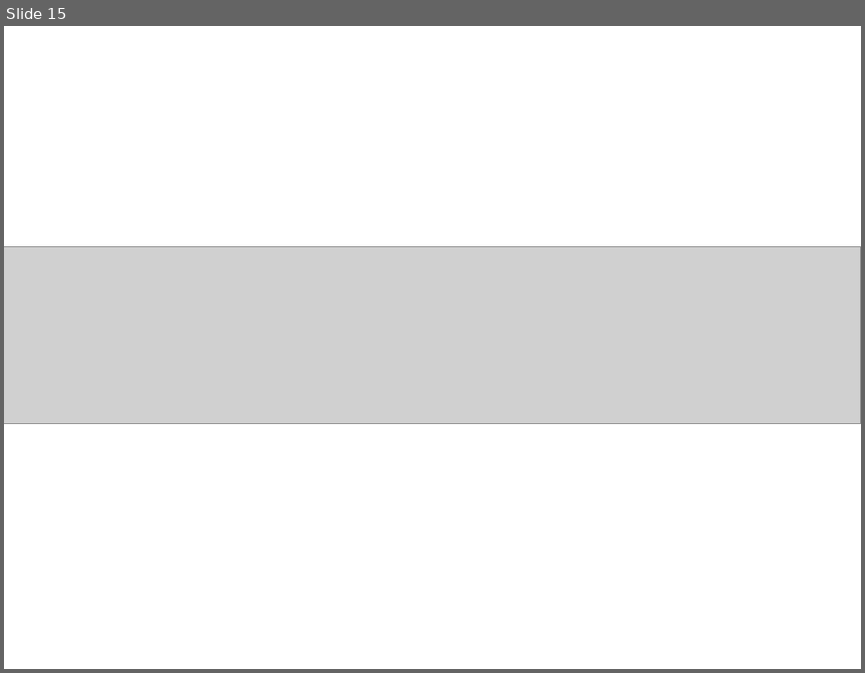
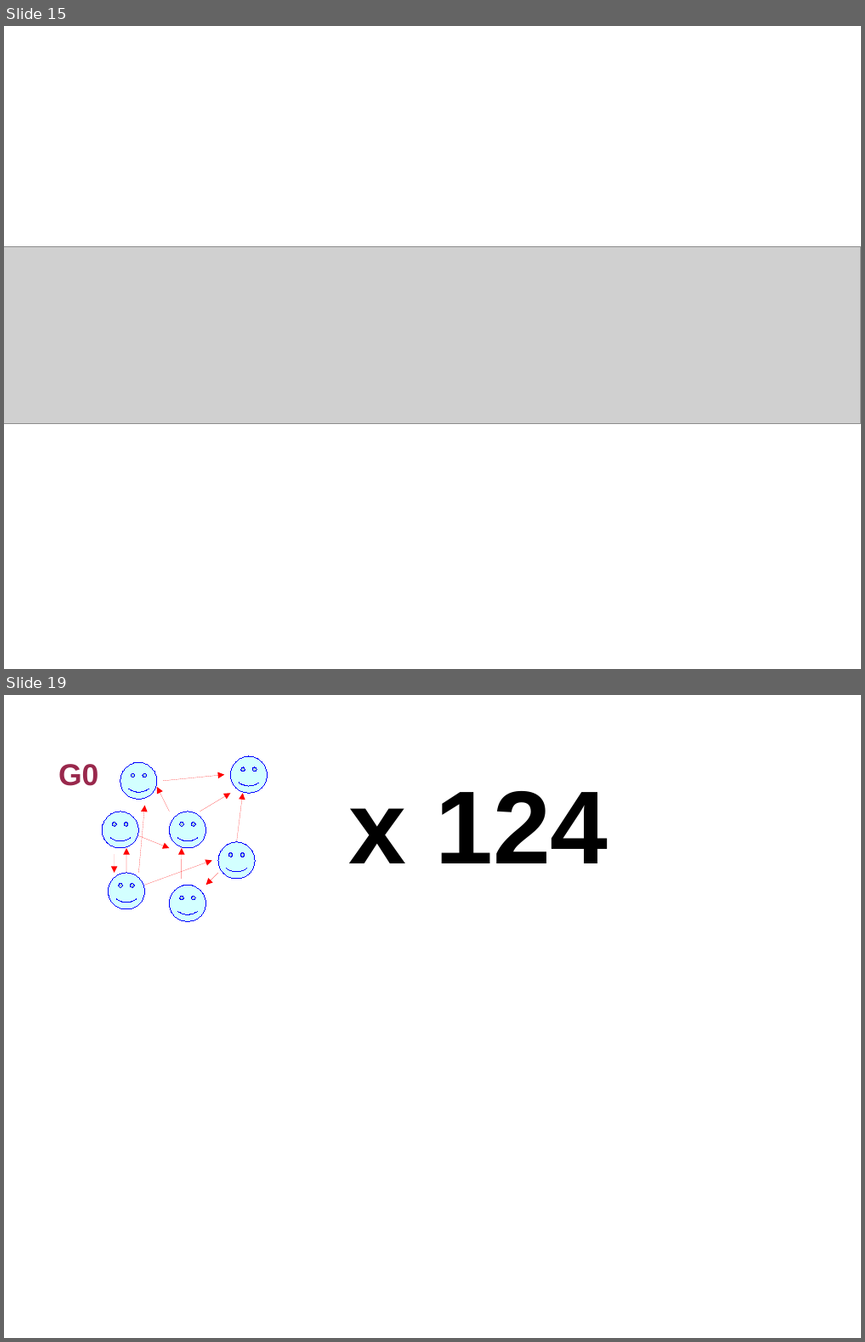
Before and after one commit to bfontaine/TwitterLiafa, a slide deck: docs/slides_fin_stage.odp. Shown one above the other, each under a label of ours: slide 15 before the commit, slides 15 and 19 after it; the slides between them are not shown. The pictures are 865x673 and 865x1342 pixels, drawn with LibreOffice and Linux fonts; fonts in the diff are those of the drawing; grey boxes stand for pictures. Boxes give left, top, right and bottom in pixels: in the first picture for what was removed or moved away, otherwise in the second. Text is boxed around its words. In the diff, an @@ line names an element or a change of style, - is before the commit and + after.

```diff
--- a/docs/slides_fin_stage.odp
+++ b/docs/slides_fin_stage.odp
@@ slide 19 added at (4, 695, 861, 1338), background #FFFFFF @@
@@ text added at (58, 764, 98, 786), 28 pt, text #99284C, bold @@
+G0
@@ smiley face added at (120, 763, 157, 800), fill #CCFFFF at 85% opacity, outline #0000FF 0 pt @@
@@ smiley face added at (230, 756, 267, 793), fill #CCFFFF at 85% opacity, outline #0000FF 0 pt @@
@@ arrow added from (170, 811) to (157, 787), #FF0000 0 pt @@
@@ arrow added from (164, 781) to (224, 774), #FF0000 0 pt @@
@@ arrow added from (200, 811) to (230, 793), #FF0000 0 pt @@
@@ arrow added from (236, 842) to (243, 793), #FF0000 0 pt @@
@@ text added at (349, 791, 608, 863), 96 pt, text #000000, bold @@
+x 124
@@ smiley face added at (102, 811, 138, 848), fill #CCFFFF at 85% opacity, outline #0000FF 0 pt @@
@@ arrow added from (138, 873) to (145, 805), #FF0000 0 pt @@
@@ smiley face added at (170, 811, 206, 848), fill #CCFFFF at 85% opacity, outline #0000FF 0 pt @@
@@ arrow added from (138, 836) to (170, 848), #FF0000 0 pt @@
@@ smiley face added at (218, 842, 255, 879), fill #CCFFFF at 85% opacity, outline #0000FF 0 pt @@
@@ smiley face added at (109, 873, 145, 909), fill #CCFFFF at 85% opacity, outline #0000FF 0 pt @@
@@ arrow added from (114, 855) to (114, 873), #FF0000 0 pt @@
@@ arrow added from (126, 873) to (126, 848), #FF0000 0 pt @@
@@ arrow added from (145, 885) to (212, 861), #FF0000 0 pt @@
@@ arrow added from (182, 879) to (182, 848), #FF0000 0 pt @@
@@ arrow added from (218, 873) to (206, 885), #FF0000 0 pt @@
@@ smiley face added at (170, 885, 206, 921), fill #CCFFFF at 85% opacity, outline #0000FF 0 pt @@
```
Also in this commit, not shown: 10 slides changed, 4 other slides added.
